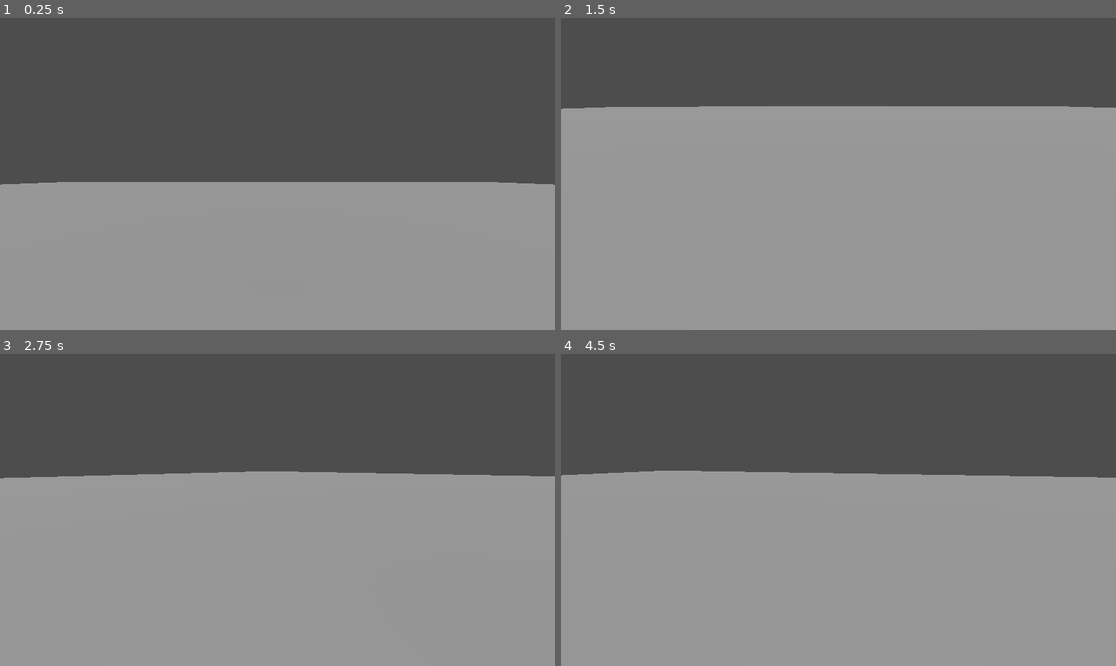
Above: before the commit, frames 1-4 (two rows, left to right).
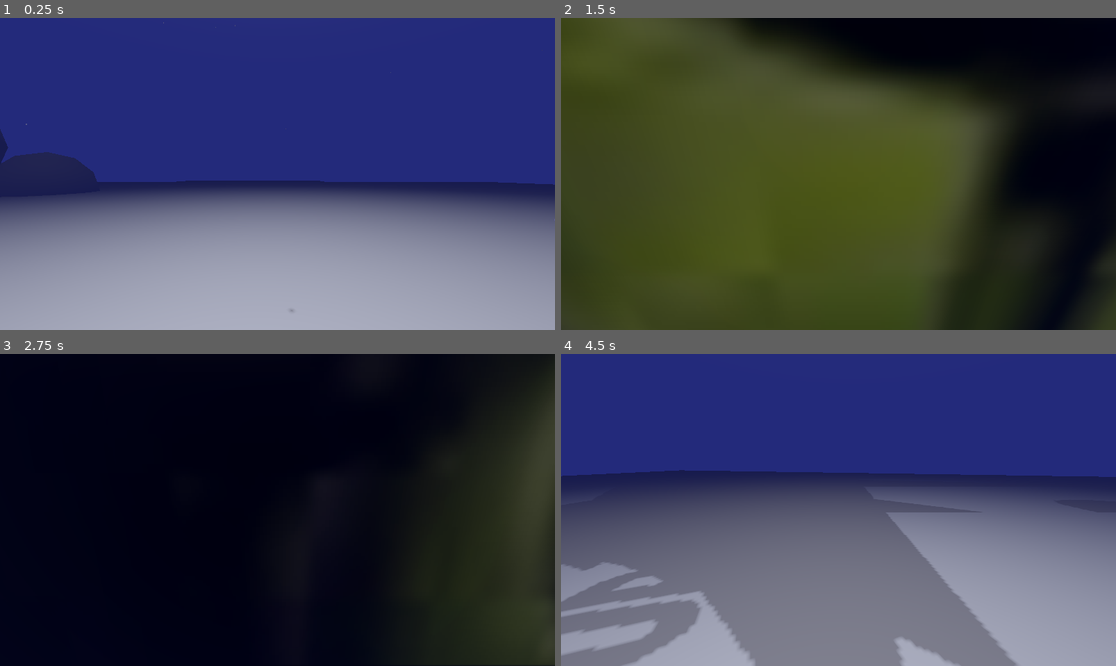
Above: after the commit, the same moments.

Repository: Brownbookcover/team-dion-rebirth
Game: Godot game, scene res://Scenes/main.tscn
Same seed, same stepped clock (60 frames per second), same inputs: the game is played once before the commit and once after it.
Inputs (mouse positions are in pixels of both pictures, inside the frame that each line leads up to):
- Up to frame 1 (0.25 s): no input
- Up to frame 2 (1.5 s): tap Enter (ui_accept) at 0.5, 0.6, 0.77, 1.07, 1.35 s; move the mouse to (960, 158) at 0.52 s; hold D (player_right) 0.53-1.28 s; click (960, 158) at 0.67 s; move the mouse to (810, 174) at 1.27 s; hold W (player_forward) from 1.28 s (still down)
- Up to frame 3 (2.75 s): keep holding W (player_forward); tap Enter (ui_accept) at 1.52, 1.82, 2.1 s; move the mouse to (288, 503) at 2.02 s
- Up to frame 4 (4.5 s): keep holding W (player_forward); move the mouse to (832, 516) at 2.77 s; tap Enter (ui_accept) at 2.85, 3.02, 3.32, 3.6, 3.77, 4.07, 4.35 s; move the mouse to (877, 513) at 3.52 s; move the mouse to (794, 506) at 4.27 s

The runs differ from the first frame. In frame 1, 87% of the frame differs, in the area x 0-100%, y 0-100%; in frame 2, 100%; in frame 3, 100%; in frame 4, 90%.

Commit message:
feat: start on better player controller

Diff:
--- a/Prefabs/Player/player.gd
+++ b/Prefabs/Player/player.gd
@@ -1,11 +1,9 @@
 extends CharacterBody3D
-
-
-const SPEED = 5.0
-const JUMP_VELOCITY = 4.5
 
 @onready var pivot := $Pivot
 @onready var camera := $Pivot/Camera3D
+
+@export var stats: PlayerStats
 
 func _unhandled_input(event: InputEvent) -> void:
 	if event is InputEventMouseButton:
@@ -20,23 +18,22 @@
 
 
 func _physics_process(delta: float) -> void:
-	# Add the gravity.
 	if not is_on_floor():
 		velocity += get_gravity() * delta
 
-	# Handle jump.
 	if Input.is_action_just_pressed("ui_accept") and is_on_floor():
-		velocity.y = JUMP_VELOCITY
+		velocity.y = stats.jump_velocity
 
-	# Get the input direction and handle the movement/deceleration.
-	# As good practice, you should replace UI actions with custom gameplay actions.
 	var input_dir := Input.get_vector("player_left", "player_right", "player_forward", "player_back")
 	var direction = (pivot.transform.basis * Vector3(input_dir.x, 0, input_dir.y)).normalized()
-	if direction:
-		velocity.x = direction.x * SPEED
-		velocity.z = direction.z * SPEED
-	else:
-		velocity.x = move_toward(velocity.x, 0, SPEED)
-		velocity.z = move_toward(velocity.z, 0, SPEED)
+
+	var target_move_vel = direction * stats.max_move_vel
+
+	var current_move_vel = Vector3(velocity.x, 0, velocity.z)
+
+	var new_move_vel = current_move_vel.move_toward(target_move_vel, stats.move_acc * delta)
+
+	velocity.x = new_move_vel.x
+	velocity.z = new_move_vel.z
 
 	move_and_slide()
--- a/Prefabs/Player/player.tscn
+++ b/Prefabs/Player/player.tscn
@@ -1,13 +1,18 @@
-[gd_scene load_steps=4 format=3 uid="uid://b435oqniqce3h"]
+[gd_scene load_steps=5 format=3 uid="uid://b435oqniqce3h"]
 
 [ext_resource type="Script" uid="uid://bq4xu8qu2ermt" path="res://Prefabs/Player/player.gd" id="1_iwpo4"]
+[ext_resource type="Resource" uid="uid://shgqrutwc61y" path="res://Resources/PlayerStats/default_player_stats.tres" id="2_hnwp3"]
 
 [sub_resource type="CapsuleShape3D" id="CapsuleShape3D_fb3t6"]
 
 [sub_resource type="CapsuleMesh" id="CapsuleMesh_vd578"]
 
 [node name="Player" type="CharacterBody3D"]
+axis_lock_angular_x = true
+axis_lock_angular_y = true
+axis_lock_angular_z = true
 script = ExtResource("1_iwpo4")
+stats = ExtResource("2_hnwp3")
 
 [node name="CollisionShape3D" type="CollisionShape3D" parent="."]
 shape = SubResource("CapsuleShape3D_fb3t6")
--- /dev/null
+++ b/Resources/PlayerStats/default_player_stats.tres
@@ -0,0 +1,11 @@
+[gd_resource type="Resource" script_class="PlayerStats" load_steps=2 format=3 uid="uid://shgqrutwc61y"]
+
+[ext_resource type="Script" uid="uid://eeu2dk810kpv" path="res://Resources/PlayerStats/player_stats.gd" id="1_dmxg1"]
+
+[resource]
+script = ExtResource("1_dmxg1")
+max_move_vel = 5.0
+move_acc = 5.0
+speed = 5.0
+jump_velocity = 4.5
+metadata/_custom_type_script = "uid://eeu2dk810kpv"
--- /dev/null
+++ b/Resources/PlayerStats/player_stats.gd
@@ -0,0 +1,9 @@
+class_name PlayerStats
+extends Resource
+
+
+@export var max_move_vel: float
+@export var move_acc: float
+
+@export var speed: float
+@export var jump_velocity: float
--- a/Scenes/main.tscn
+++ b/Scenes/main.tscn
@@ -1,7 +1,8 @@
-[gd_scene load_steps=5 format=3 uid="uid://e7tmn0b0ho0w"]
+[gd_scene load_steps=6 format=3 uid="uid://e7tmn0b0ho0w"]
 
-[ext_resource type="PackedScene" uid="uid://b435oqniqce3h" path="res://Prefabs/Player/player.tscn" id="1_ig7tw"]
-[ext_resource type="Texture2D" uid="uid://d1ltfpggjtx13" path="res://chica.png" id="2_0xm2m"]
+[ext_resource type="PackedScene" uid="uid://bvbnwqafnvyo3" path="res://ocean_env.tscn" id="1_8gbba"]
+[ext_resource type="PackedScene" uid="uid://b435oqniqce3h" path="res://Prefabs/Player/player.tscn" id="2_jjvhh"]
+[ext_resource type="Texture2D" uid="uid://d1ltfpggjtx13" path="res://chica.png" id="3_kry3j"]
 
 [sub_resource type="BoxMesh" id="BoxMesh_7dm0k"]
 size = Vector3(100, 1, 100)
@@ -11,6 +12,9 @@
 
 [node name="StaticBody3D" type="StaticBody3D"]
 
+[node name="OceanEnv" parent="." instance=ExtResource("1_8gbba")]
+transform = Transform3D(1, 0, 0, 0, 1, 0, 0, 0, 1, 0, -0.016212702, 0)
+
 [node name="MeshInstance3D" type="MeshInstance3D" parent="."]
 mesh = SubResource("BoxMesh_7dm0k")
 skeleton = NodePath("")
Not shown, added: Resources/PlayerStats/player_stats.gd.uid
Not shown: 1 places in Scenes/main.tscn that only renumber resources
Not shown: 1 places in ocean_env.tscn that only renumber resources
